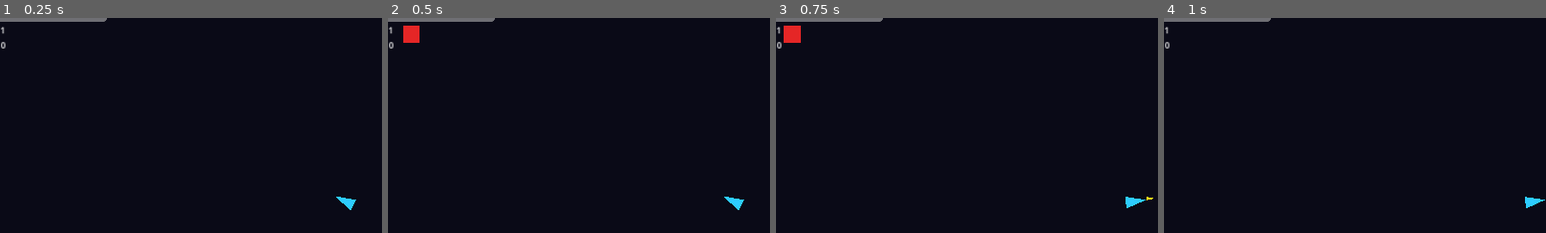
Above: before the commit, frames 1-4 (left to right).
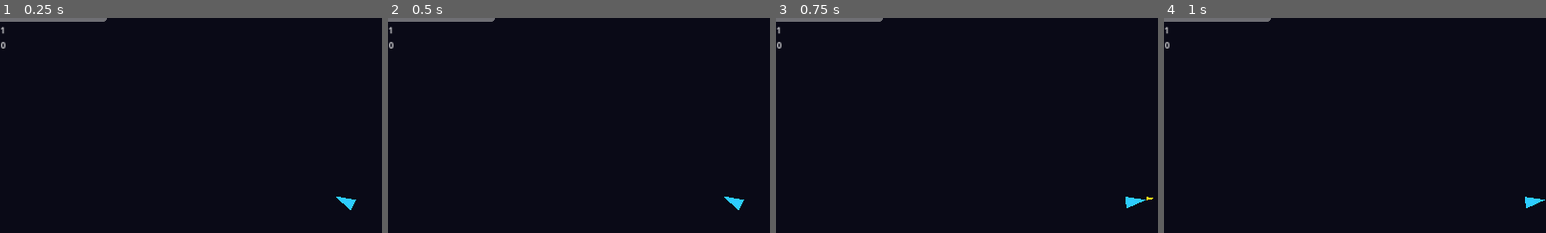
Above: after the commit, the same moments.

Repository: woodbase/Xeno-breach
Game: Godot game, scene res://scenes/levels/test_level.tscn
Two runs of this game, one before a commit and one after it. Both use one fixed random seed, a clock stepped at 60 frames per second and the inputs below.
Inputs (mouse positions are % of the whole screen's width and height, from its top left):
- Up to frame 1 (0.25 s): no input
- Up to frame 2 (0.5 s): no input
- Up to frame 3 (0.75 s): move the mouse to (72, 45) at 0.52 s; press the mouse at (72, 45) at 0.53 s; hold D (move_right) from 0.53 s (still down)
- Up to frame 4 (1 s): keep holding D (move_right)
The pictures show only the part of the screen within x 5-55%, y 7-57%; the shares and areas given below are measured in that part.

Frame 1 is identical in both runs. In frame 2, 0.3% of the frame differs, in the area x 4-9%, y 3-12%; in frame 3, 0.4%, in the area x 2-7%, y 3-12%; in frame 4, nothing differs.

Commit message:
Add five distinct WaveData presets for test level pacing

Diff:
--- a/data/waves/wave_01.tres
+++ b/data/waves/wave_01.tres
@@ -4,6 +4,6 @@
 
 [resource]
 script = ExtResource("1_wave")
-wave_name = "Scout Breach"
-enemy_count = 5
-spawn_delay = 0.4
+wave_name = "Staggered Warmup"
+enemy_count = 4
+spawn_delay = 0.75
--- a/data/waves/wave_02.tres
+++ b/data/waves/wave_02.tres
@@ -4,6 +4,6 @@
 
 [resource]
 script = ExtResource("1_wave")
-wave_name = "Pressure Spike"
+wave_name = "Flank Pressure"
 enemy_count = 7
-spawn_delay = 0.3
+spawn_delay = 0.45
--- /dev/null
+++ b/data/waves/wave_04.tres
@@ -0,0 +1,9 @@
+[gd_resource type="Resource" script_class="WaveData" load_steps=2 format=3]
+
+[ext_resource type="Script" path="res://scripts/data/wave_data.gd" id="1_wave"]
+
+[resource]
+script = ExtResource("1_wave")
+wave_name = "Attrition Line"
+enemy_count = 12
+spawn_delay = 0.32
--- /dev/null
+++ b/data/waves/wave_05.tres
@@ -0,0 +1,9 @@
+[gd_resource type="Resource" script_class="WaveData" load_steps=2 format=3]
+
+[ext_resource type="Script" path="res://scripts/data/wave_data.gd" id="1_wave"]
+
+[resource]
+script = ExtResource("1_wave")
+wave_name = "Final Swarm"
+enemy_count = 16
+spawn_delay = 0.12
--- a/scenes/levels/test_level.tscn
+++ b/scenes/levels/test_level.tscn
@@ -8,6 +8,8 @@
 [ext_resource type="Resource" path="res://data/waves/wave_01.tres" id="6_wave_01"]
 [ext_resource type="Resource" path="res://data/waves/wave_02.tres" id="7_wave_02"]
 [ext_resource type="Resource" path="res://data/waves/wave_03.tres" id="8_wave_03"]
+[ext_resource type="Resource" path="res://data/waves/wave_04.tres" id="9_wave_04"]
+[ext_resource type="Resource" path="res://data/waves/wave_05.tres" id="10_wave_05"]
 
 [node name="TestLevel" type="Node2D"]
 script = ExtResource("1_level")
@@ -43,11 +45,11 @@
 [node name="WaveSpawner" type="Node" parent="."]
 script = ExtResource("4_spawner")
 enemy_scene = ExtResource("5_enemy")
-total_waves = 3
+total_waves = 5
 enemies_per_wave = 5
 spawn_delay = 0.3
 between_wave_delay = 2.0
-wave_data_list = Array[WaveData]([ExtResource("6_wave_01"), ExtResource("7_wave_02"), ExtResource("8_wave_03")])
+wave_data_list = Array[WaveData]([ExtResource("6_wave_01"), ExtResource("7_wave_02"), ExtResource("8_wave_03"), ExtResource("9_wave_04"), ExtResource("10_wave_05")])
 min_spawn_distance_from_player = 250.0
 spawn_retry_count = 10
 
Not shown: 1 places in scenes/levels/test_level.tscn that only renumber resources
Not shown, changed: README.md
